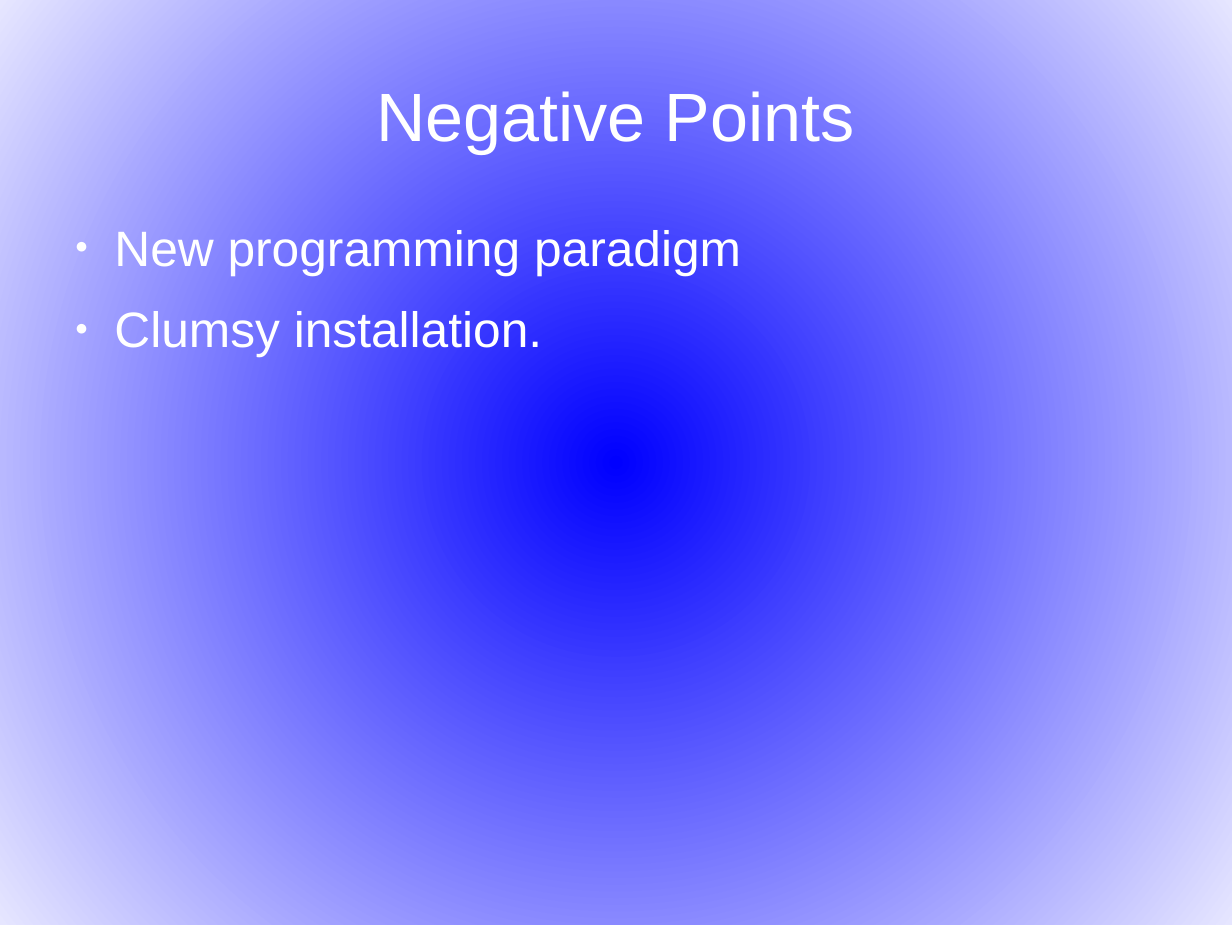
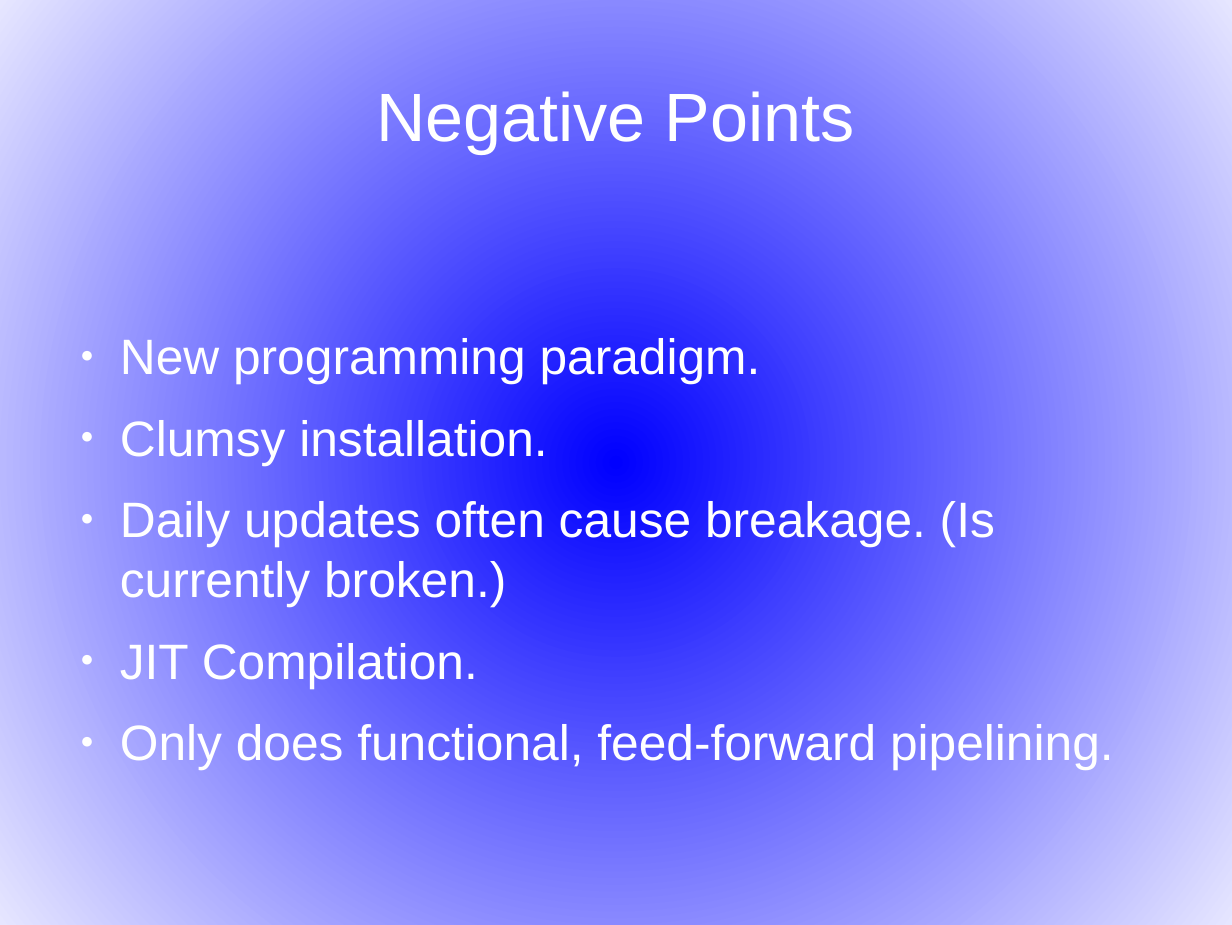
Before and after one commit to djohnkirby/PSC-Documents, a slide deck: slide 12 of Halide Presentation.odp (slide 9 before the commit). Drawn at 1232x925 pixels with LibreOffice and Linux fonts; fonts in the diff are those of the drawing. Boxes give left, top, right and bottom in pixels: in the first picture for what was removed or moved away, otherwise in the second. Text is boxed around its words. In the diff, an @@ line names an element or a change of style, - is before the commit and + after.

```diff
--- a/Halide Presentation.odp
+++ b/Halide Presentation.odp
@@ text "New programming paradigm." moved from (x1=114, y1=230, x2=741, y2=357) to (x1=120, y1=334, x2=1114, y2=770) @@
@@ text at (x1=120, y1=334, x2=761, y2=383): text changed @@
-● New programming paradigm
+● New programming paradigm.
@@ text at (x1=120, y1=498, x2=1114, y2=770): paragraphs added @@
+● Daily updates often cause breakage. (Is currently broken.)
+● JIT Compilation.
+● Only does functional, feed-forward pipelining.
```
Also in this commit, not shown: 6 other slides changed, 7 slides added, 1 slide removed.
